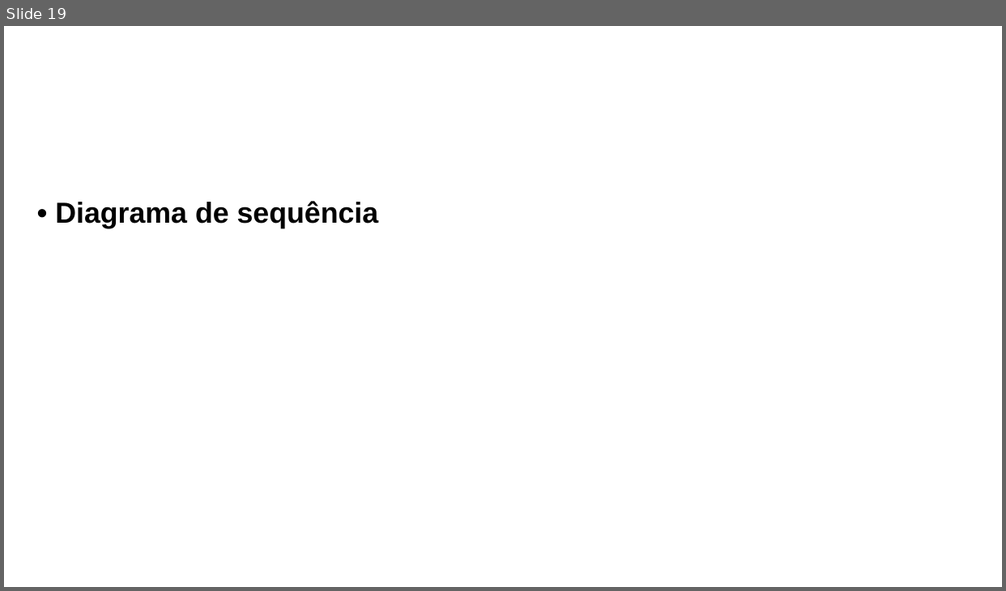
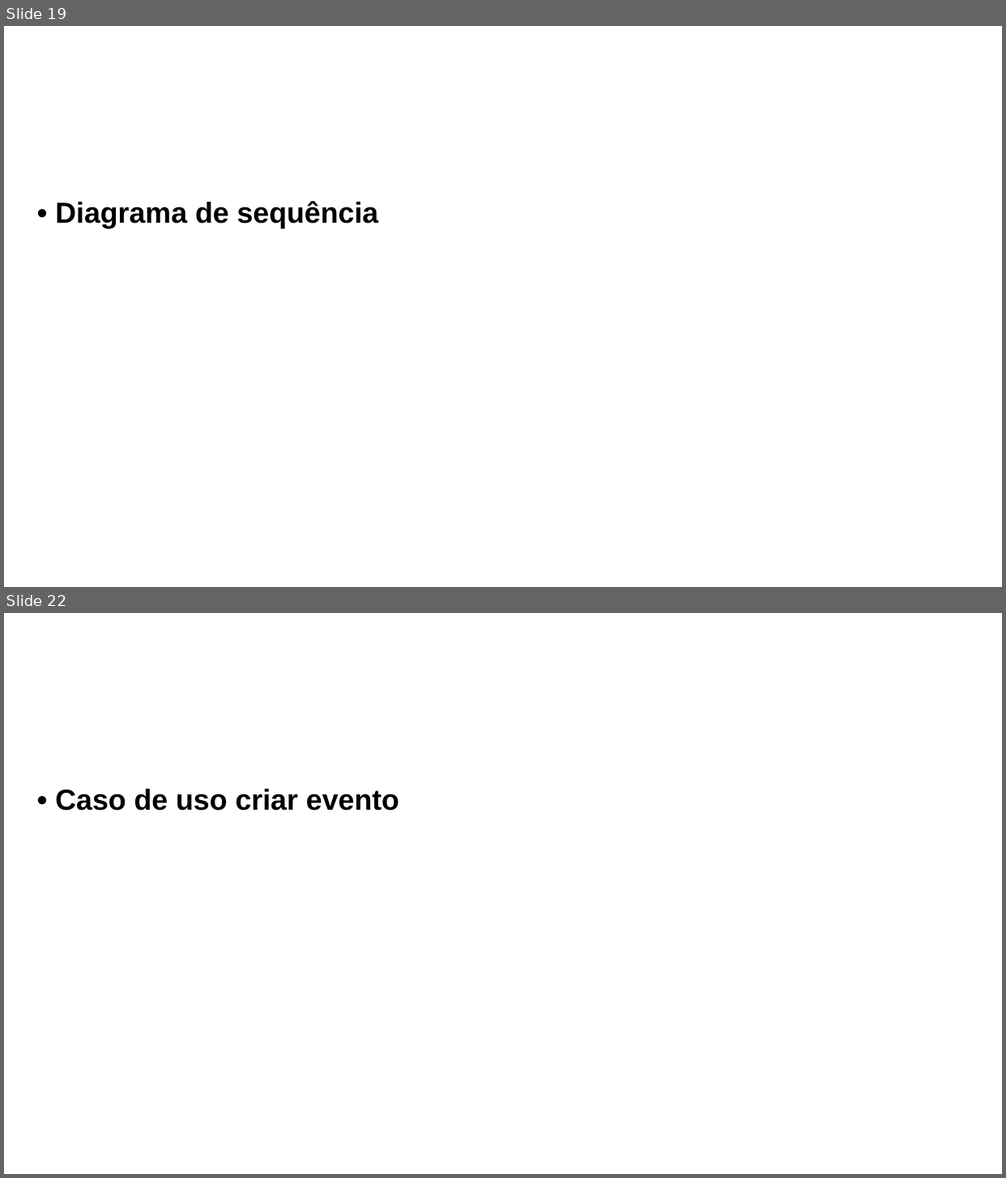
Before and after one commit to alanfranciscos/faitec-2024, a slide deck: docs/Eventify_PowerPoint.pptx. Shown one above the other, each under a label of ours: slide 19 before the commit, slides 19 and 22 after it; the slides between them are not shown. The pictures are 1006x591 and 1006x1178 pixels, drawn with LibreOffice and Linux fonts; fonts in the diff are those of the drawing; background and template pictures are left out. Boxes give left, top, right and bottom in pixels: in the first picture for what was removed or moved away, otherwise in the second. Text is boxed around its words. In the diff, an @@ line names an element or a change of style, - is before the commit and + after.

Commit message:
feat: adicoes de classes no diagrama de classes e adicao de caso de uso na apresentacao

```diff
--- a/docs/Eventify_PowerPoint.pptx
+++ b/docs/Eventify_PowerPoint.pptx
@@ slide 22 added at bbox=[4, 613, 1002, 1174], background picture (left out) @@
@@ text added at bbox=[55, 789, 399, 811], 96 pt, text #000000, bold @@
+• Caso de uso criar evento
```
Also in this commit, not shown: 3 other slides added, 4 other files.
